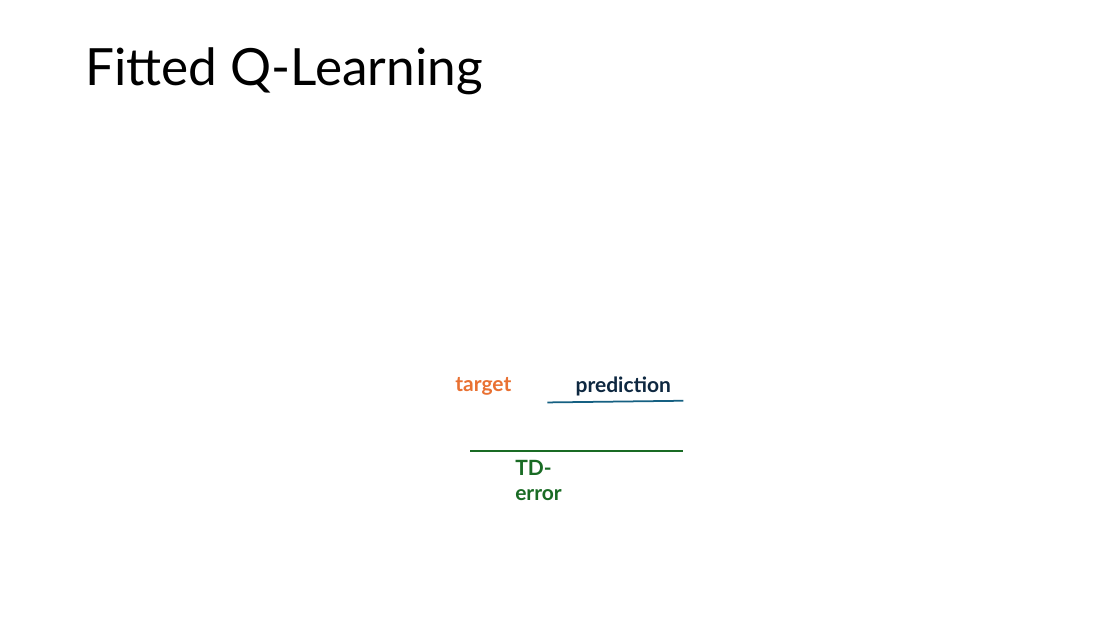
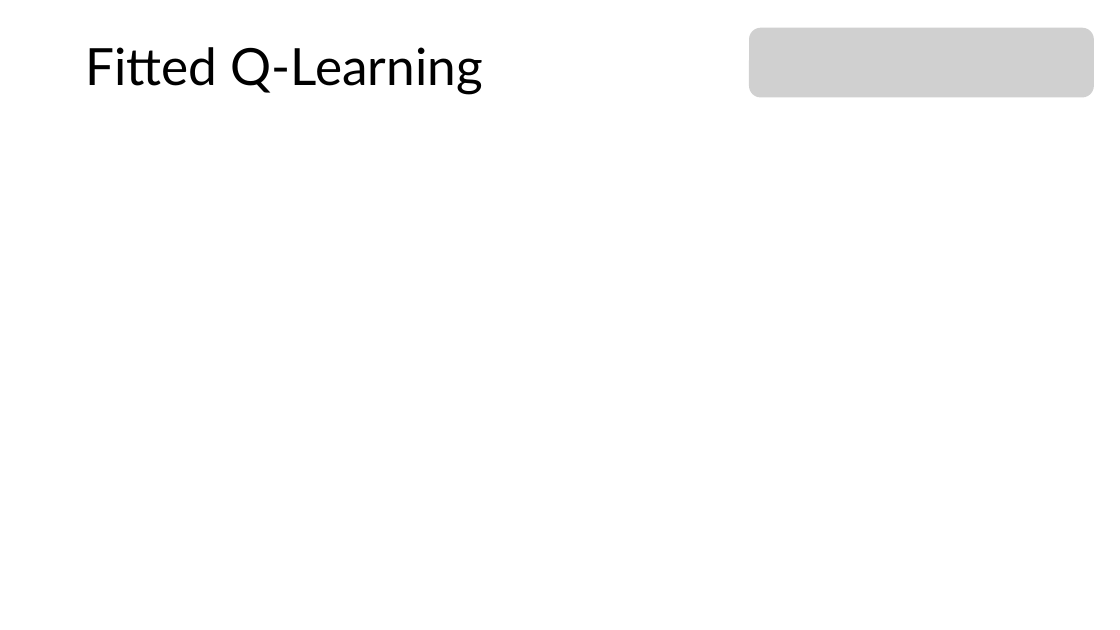
Before and after one commit to mhahsler/Introduction_to_Reinforcement_Learning, a slide deck: slide 11 of slides/Lecture_DRL.pptx. Drawn at 1120x630 pixels with LibreOffice and Linux fonts; fonts in the diff are those of the drawing; grey boxes stand for pictures. Boxes give left, top, right and bottom in pixels: in the first picture for what was removed or moved away, otherwise in the second. Text is boxed around its words. In the diff, an @@ line names an element or a change of style, - is before the commit and + after.

```diff
--- a/slides/Lecture_DRL.pptx
+++ b/slides/Lecture_DRL.pptx
@@ picture added at (749, 28, 1095, 97) @@
@@ group removed at (455, 376, 684, 500): 3 texts, 2 lines @@
-target
-prediction
-TD-error
```
Also in this commit, not shown: 4 other slides changed, 1 other file.
